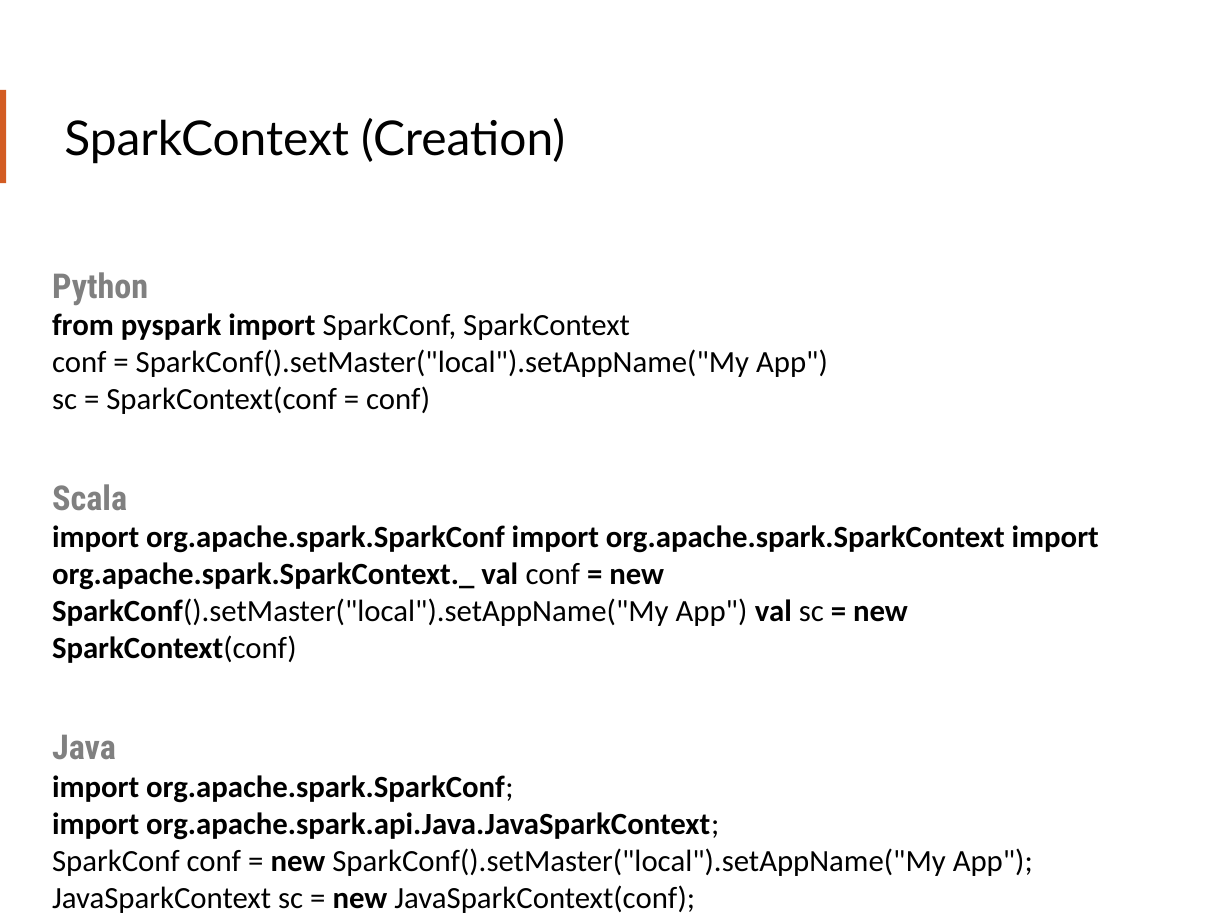
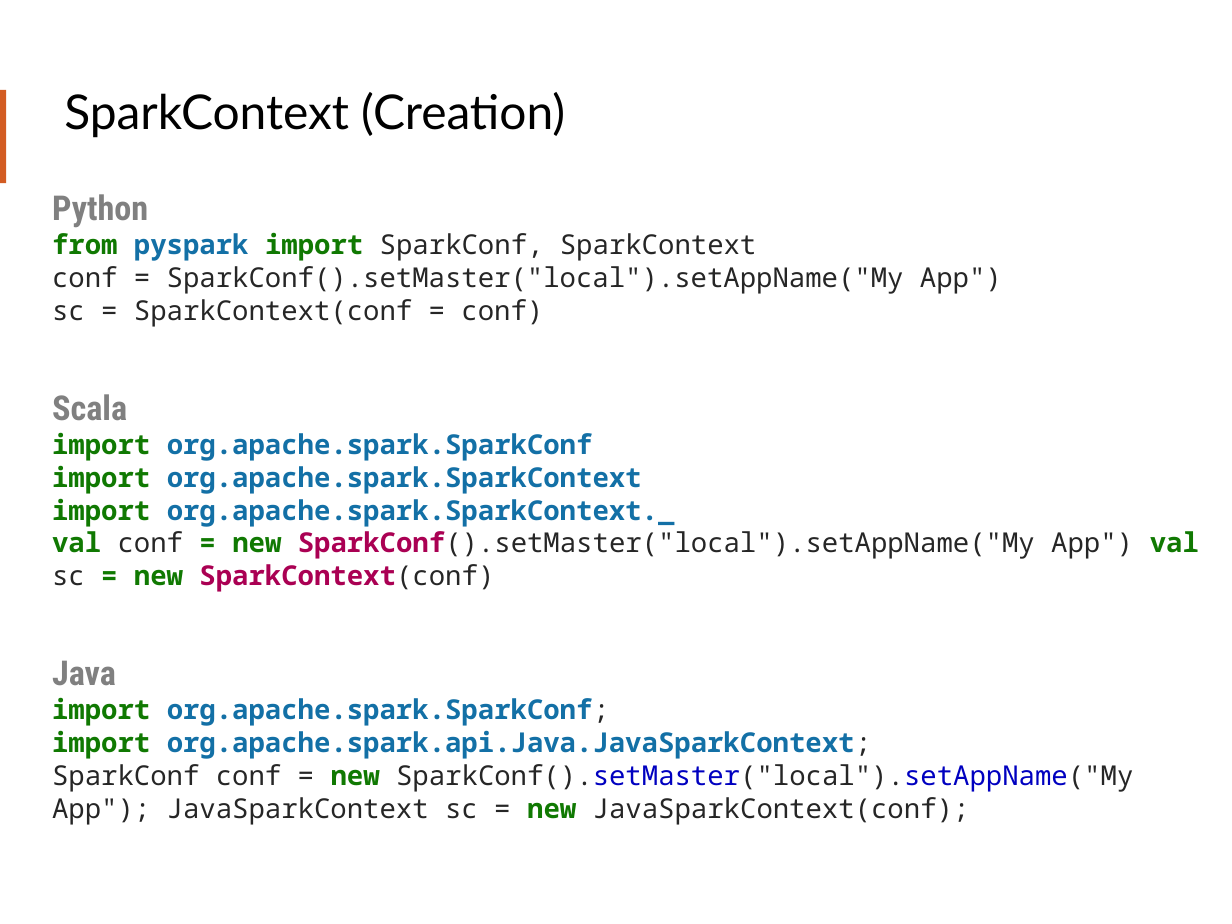
Before and after one commit to teamclairvoyant/intro-to-spark, a slide deck: slide 26 of Intro to Apache Spark Slides.pptx. Drawn at 1232x924 pixels with LibreOffice and Linux fonts; fonts in the diff are those of the drawing. Boxes give left, top, right and bottom in pixels: in the first picture for what was removed or moved away, otherwise in the second. Text is boxed around its words. In the diff, an @@ line names an element or a change of style, - is before the commit and + after.

Commit message:
Formatted the code snippets and reviewed the ppt.

```diff
--- a/Intro to Apache Spark Slides.pptx
+++ b/Intro to Apache Spark Slides.pptx
@@ title "SparkContext (Creation)": place and size @@
-title "SparkContext (Creation)" at [64, 118, 565, 164]
+title "SparkContext (Creation)" at [64, 92, 565, 138]
@@ text "Python": place and size @@
-text "Python" at [52, 272, 1099, 913]
+text "Python" at [52, 194, 1199, 825]
@@ text at [52, 232, 1133, 825]: size 18 to 16 pt, font Calibri to Noto Sans Mono in "from pyspark import SparkConf, SparkContext", "conf = SparkConf().setMaster("local").setAppName("My App")", "sc = SparkContext(conf = conf)", "SparkConf conf = new SparkConf().setMaster("local").setAppNa ..."; text colour #000000 to #107902 in "from import", "new new"; text colour #000000 to #1370A6 in "pyspark"; text colour #000000 to #262626 in "SparkConf, SparkContext", "conf = SparkConf().setMaster("local").setAppName("My App")", "sc = SparkContext(conf = conf)", "SparkConf conf = SparkConf().setMaster("local").setAppName(" ..."; text colour #000000 to #0000C0 in "SparkConf().setMaster("local").setAppName("My" @@
@@ text at [52, 432, 1199, 592]: text changed; size 18 to 16 pt; font Calibri to Noto Sans Mono; text colour #000000 to #1370A6 @@
-import org.apache.spark.SparkConf import org.apache.spark.SparkContext import org.apache.spark.SparkContext._ val conf = new SparkConf().setMaster("local").setAppName("My App") val sc = new SparkContext(conf)
+import org.apache.spark.SparkConf
+import org.apache.spark.SparkContext
+import org.apache.spark.SparkContext._
+val conf = new SparkConf().setMaster("local").setAppName("My App") val sc = new SparkContext(conf)
@@ text at [52, 697, 872, 759]: text changed; size 18 to 16 pt; font Calibri to Noto Sans Mono; text colour #000000 to #1370A6 @@
-import org.apache.spark.SparkConf;
-import org.apache.spark.api.Java.JavaSparkContext;
+import org.apache.spark.SparkConf;
+import org.apache.spark.api.Java.JavaSparkContext;
```
Also in this commit, not shown: 20 other slides changed.
